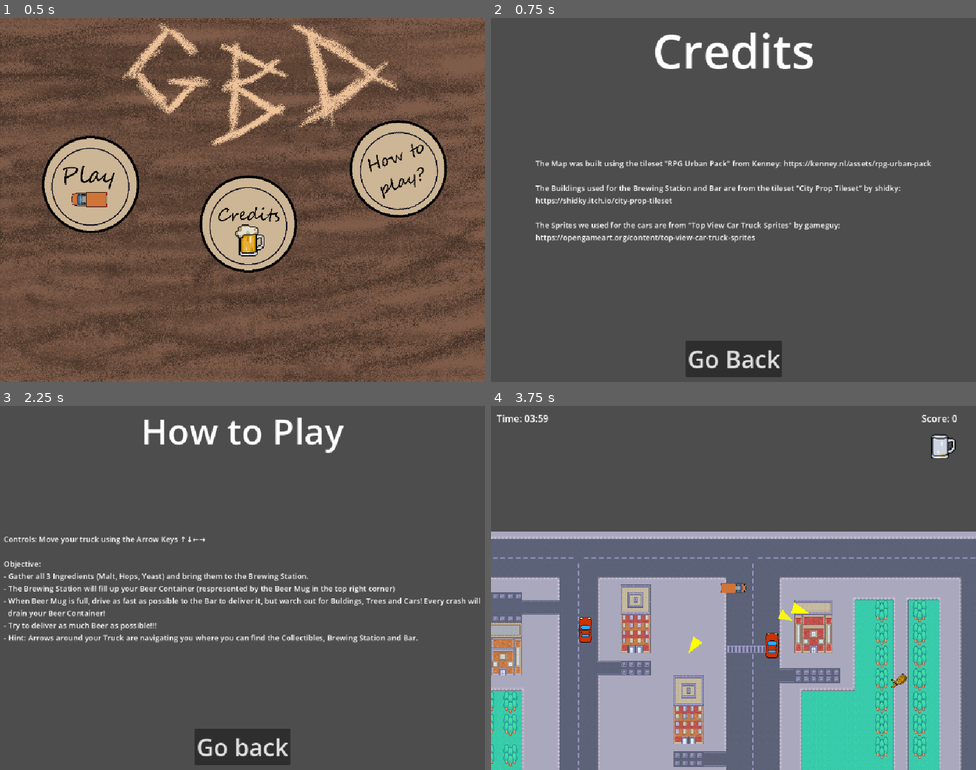
Above: before the commit, frames 1-4 (two rows, left to right).
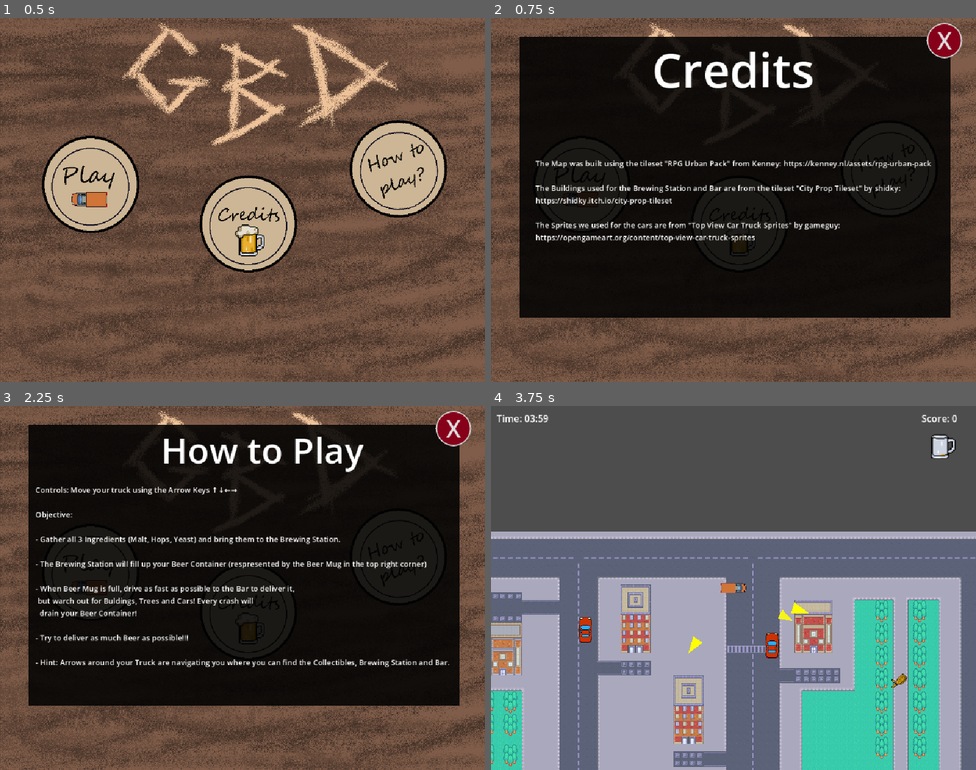
Above: after the commit, the same moments.

Repository: BastianTnd/grand-brew-delivery
Game: Godot game, scene res://Game/MainMenu/main_menu.tscn
Same seed, same stepped clock (60 frames per second), same inputs: the game is played once before the commit and once after it.
Inputs (mouse positions are in pixels of both pictures, inside the frame that each line leads up to):
- Up to frame 1 (0.5 s): no input
- Up to frame 2 (0.75 s): click (738, 225) at 0.5 s
- Up to frame 3 (2.25 s): click "Go Back" (after the commit: "X") at 1.25 s; click (397, 555) at 2 s
- Up to frame 4 (3.75 s): click "Go back" (after the commit: "X") at 2.75 s; click (583, 573) at 3.5 s

Frame 1 is identical in both runs. In frame 2, 94% of the frame differs, in the area x 0-100%, y 0-100%; in frame 3, 94%; in frame 4, nothing differs.

Commit message:
ui/graphic(credits):
- Added background and alined buttons and text

ui/graphic(how_to_play):

- Added background and alined buttons and text

Diff:
--- a/godot_project/Game/CreditsMenu/credits.tscn
+++ b/godot_project/Game/CreditsMenu/credits.tscn
@@ -1,6 +1,40 @@
 [gd_scene format=3 uid="uid://shp4cae7eeep"]
 
 [ext_resource type="Script" uid="uid://so8qi70dwyx8" path="res://Game/CreditsMenu/credits.gd" id="1_dv7vy"]
+[ext_resource type="Texture2D" uid="uid://g5lxe1nduba6" path="res://Game/Titlescreen.png" id="2_4o88n"]
+
+[sub_resource type="StyleBoxFlat" id="StyleBoxFlat_4o88n"]
+bg_color = Color(0.52925295, 0, 0.10279996, 1)
+border_width_left = 3
+border_width_top = 3
+border_width_right = 3
+border_width_bottom = 3
+corner_radius_top_left = 100
+corner_radius_top_right = 100
+corner_radius_bottom_right = 100
+corner_radius_bottom_left = 100
+
+[sub_resource type="StyleBoxFlat" id="StyleBoxFlat_dvtbl"]
+bg_color = Color(0.27450982, 0, 0.03529412, 1)
+border_width_left = 3
+border_width_top = 3
+border_width_right = 3
+border_width_bottom = 3
+corner_radius_top_left = 100
+corner_radius_top_right = 100
+corner_radius_bottom_right = 100
+corner_radius_bottom_left = 100
+
+[sub_resource type="StyleBoxFlat" id="StyleBoxFlat_11vrb"]
+bg_color = Color(0.27299005, 0, 0.03336532, 1)
+border_width_left = 3
+border_width_top = 3
+border_width_right = 3
+border_width_bottom = 3
+corner_radius_top_left = 100
+corner_radius_top_right = 100
+corner_radius_bottom_right = 100
+corner_radius_bottom_left = 100
 
 [node name="Credits" type="Control" unique_id=313007674]
 layout_mode = 3
@@ -11,14 +45,41 @@
 grow_vertical = 2
 script = ExtResource("1_dv7vy")
 
+[node name="TextureRect" type="TextureRect" parent="." unique_id=2010759729]
+layout_mode = 0
+offset_right = 1024.0
+offset_bottom = 768.0
+texture = ExtResource("2_4o88n")
+
+[node name="ColorRect" type="ColorRect" parent="." unique_id=14529493]
+layout_mode = 0
+offset_left = 60.0
+offset_top = 40.0
+offset_right = 970.0
+offset_bottom = 632.0
+color = Color(0.011764706, 0.011764706, 0.011764706, 0.8784314)
+
+[node name="GoBack" type="Button" parent="." unique_id=1044614828]
+layout_mode = 0
+offset_left = 920.0
+offset_top = 10.0
+offset_right = 995.0
+offset_bottom = 85.0
+theme_override_font_sizes/font_size = 50
+theme_override_styles/normal = SubResource("StyleBoxFlat_4o88n")
+theme_override_styles/pressed = SubResource("StyleBoxFlat_dvtbl")
+theme_override_styles/hover = SubResource("StyleBoxFlat_11vrb")
+text = "X"
+
 [node name="MarginContainerTitle" type="MarginContainer" parent="." unique_id=1616101884]
 layout_mode = 1
 anchors_preset = 5
 anchor_left = 0.5
 anchor_right = 0.5
-offset_left = -20.0
-offset_right = 20.0
-offset_bottom = 40.0
+offset_left = -172.0
+offset_top = 40.0
+offset_right = 171.0
+offset_bottom = 177.0
 grow_horizontal = 2
 
 [node name="VBoxContainer" type="VBoxContainer" parent="MarginContainerTitle" unique_id=1151903210]
@@ -54,23 +115,4 @@
 The Sprites we used for the cars are from \"Top View Car Truck Sprites\" by gameguy:
 https://opengameart.org/content/top-view-car-truck-sprites"
 
-[node name="MarginContainer" type="MarginContainer" parent="." unique_id=1203801462]
-layout_mode = 1
-anchors_preset = 7
-anchor_left = 0.5
-anchor_top = 1.0
-anchor_right = 0.5
-anchor_bottom = 1.0
-offset_left = -101.5
-offset_top = -77.0
-offset_right = 101.5
-grow_horizontal = 2
-grow_vertical = 0
-theme_override_constants/margin_bottom = 10
-
-[node name="GoBack" type="Button" parent="MarginContainer" unique_id=1044614828]
-layout_mode = 2
-theme_override_font_sizes/font_size = 50
-text = "Go Back"
-
-[connection signal="pressed" from="MarginContainer/GoBack" to="." method="_on_go_back_pressed"]
+[connection signal="pressed" from="GoBack" to="." method="_on_go_back_pressed"]
--- a/godot_project/Game/HowToPlayMenu/how_to_play.tscn
+++ b/godot_project/Game/HowToPlayMenu/how_to_play.tscn
@@ -1,6 +1,40 @@
 [gd_scene format=3 uid="uid://dustlfk6nfbuq"]
 
 [ext_resource type="Script" uid="uid://buduagtol513p" path="res://Game/HowToPlayMenu/how_to_play.gd" id="1_2gk6m"]
+[ext_resource type="Texture2D" uid="uid://g5lxe1nduba6" path="res://Game/Titlescreen.png" id="2_62jii"]
+
+[sub_resource type="StyleBoxFlat" id="StyleBoxFlat_62jii"]
+bg_color = Color(0.5294118, 0, 0.101960786, 1)
+border_width_left = 3
+border_width_top = 3
+border_width_right = 3
+border_width_bottom = 3
+corner_radius_top_left = 100
+corner_radius_top_right = 100
+corner_radius_bottom_right = 100
+corner_radius_bottom_left = 100
+
+[sub_resource type="StyleBoxFlat" id="StyleBoxFlat_xl2p1"]
+bg_color = Color(0.27450982, 0, 0.03529412, 1)
+border_width_left = 3
+border_width_top = 3
+border_width_right = 3
+border_width_bottom = 3
+corner_radius_top_left = 100
+corner_radius_top_right = 100
+corner_radius_bottom_right = 100
+corner_radius_bottom_left = 100
+
+[sub_resource type="StyleBoxFlat" id="StyleBoxFlat_g5o03"]
+bg_color = Color(0.27450982, 0, 0.03529412, 1)
+border_width_left = 3
+border_width_top = 3
+border_width_right = 3
+border_width_bottom = 3
+corner_radius_top_left = 100
+corner_radius_top_right = 100
+corner_radius_bottom_right = 100
+corner_radius_bottom_left = 100
 
 [node name="HowToPlay" type="Control" unique_id=622818383]
 layout_mode = 3
@@ -11,14 +45,29 @@
 grow_vertical = 2
 script = ExtResource("1_2gk6m")
 
+[node name="TextureRect" type="TextureRect" parent="." unique_id=1573903506]
+layout_mode = 0
+offset_right = 40.0
+offset_bottom = 40.0
+texture = ExtResource("2_62jii")
+
+[node name="ColorRect" type="ColorRect" parent="." unique_id=2030766407]
+layout_mode = 0
+offset_left = 60.0
+offset_top = 40.0
+offset_right = 970.0
+offset_bottom = 632.0
+color = Color(0.011764706, 0.011764706, 0.011764706, 0.8784314)
+
 [node name="MarginContainerTitle" type="MarginContainer" parent="." unique_id=1879498685]
 layout_mode = 1
 anchors_preset = 5
 anchor_left = 0.5
 anchor_right = 0.5
-offset_left = -46.0
-offset_right = 46.0
-offset_bottom = 40.0
+offset_left = -172.0
+offset_top = 40.0
+offset_right = 256.0
+offset_bottom = 143.0
 grow_horizontal = 2
 
 [node name="VBoxContainer" type="VBoxContainer" parent="MarginContainerTitle" unique_id=1973912922]
@@ -35,6 +84,8 @@
 anchor_top = 0.5
 anchor_right = 1.0
 anchor_bottom = 0.5
+offset_top = -219.5
+offset_bottom = 331.0
 grow_horizontal = 2
 grow_vertical = 2
 
@@ -47,11 +98,17 @@
 text = "Controls: Move your truck using the Arrow Keys ↑↓←→
 
 Objective:
+
 - Gather all 3 Ingredients (Malt, Hops, Yeast) and bring them to the Brewing Station.
+
 - The Brewing Station will fill up your Beer Container (respresented by the Beer Mug in the top right corner)
-- When Beer Mug is full, drive as fast as possible to the Bar to deliver it, but warch out for Buldings, Trees and Cars! Every crash will
+
+- When Beer Mug is full, drive as fast as possible to the Bar to deliver it,
+ but warch out for Buldings, Trees and Cars! Every crash will
   drain your Beer Container!
+
 - Try to deliver as much Beer as possible!!!
+
 - Hint: Arrows around your Truck are navigating you where you can find the Collectibles, Brewing Station and Bar."
 
 [node name="MarginContainerButton" type="MarginContainer" parent="." unique_id=1739954162]
@@ -61,9 +118,10 @@
 anchor_top = 1.0
 anchor_right = 0.5
 anchor_bottom = 1.0
-offset_left = -35.0
-offset_top = -40.0
-offset_right = 35.0
+offset_left = 408.0
+offset_top = -758.0
+offset_right = 483.0
+offset_bottom = -673.0
 grow_horizontal = 2
 grow_vertical = 0
 theme_override_constants/margin_bottom = 10
@@ -75,6 +133,9 @@
 [node name="GoBack" type="Button" parent="MarginContainerButton/VBoxContainer" unique_id=395769915]
 layout_mode = 2
 theme_override_font_sizes/font_size = 50
-text = "Go back"
+theme_override_styles/normal = SubResource("StyleBoxFlat_62jii")
+theme_override_styles/pressed = SubResource("StyleBoxFlat_xl2p1")
+theme_override_styles/hover = SubResource("StyleBoxFlat_g5o03")
+text = "X"
 
 [connection signal="pressed" from="MarginContainerButton/VBoxContainer/GoBack" to="." method="_on_go_back_pressed"]
